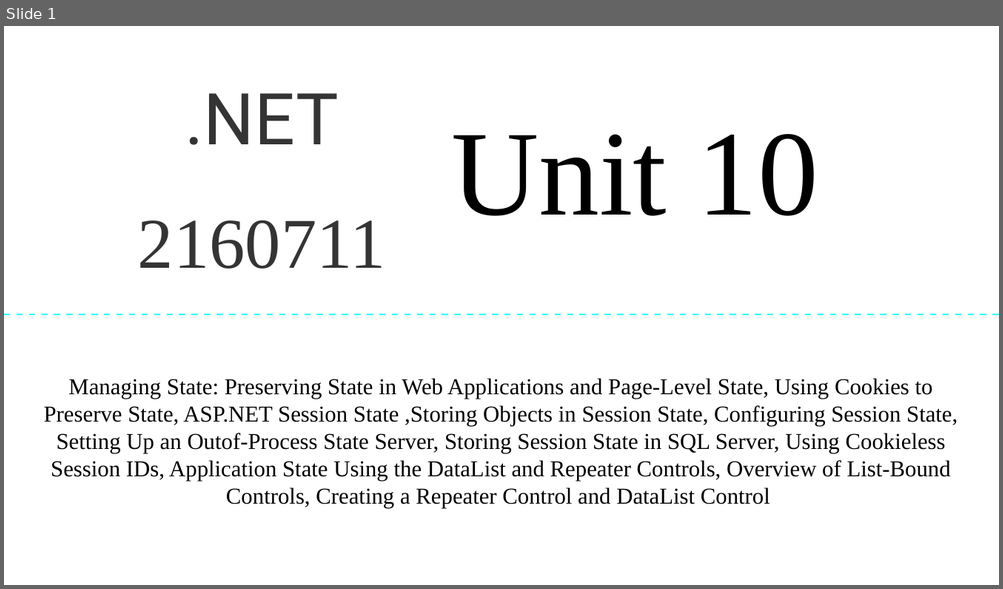
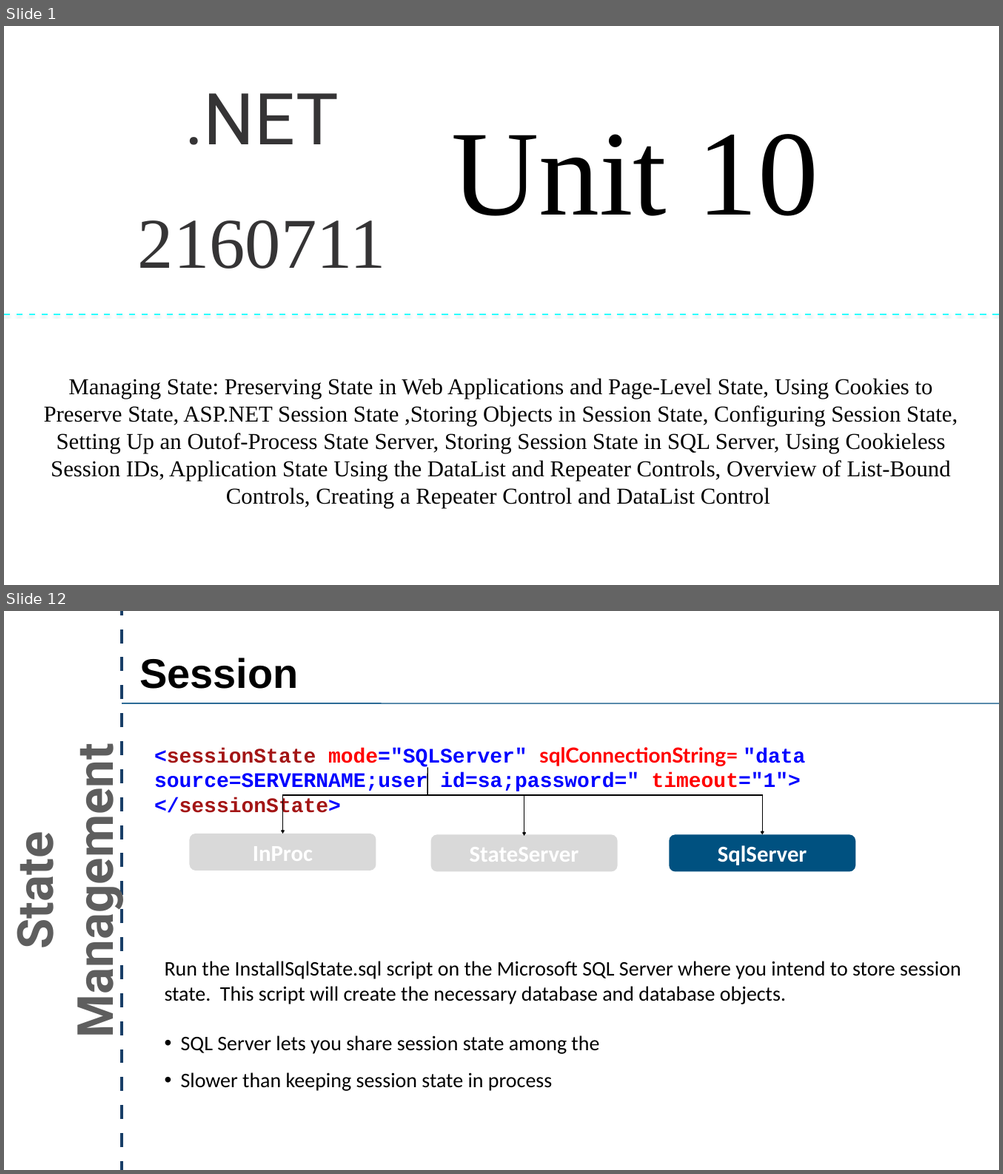
Before and after one commit to crpatel/DotNetMaterial, a slide deck: Unit 10.pptx. Shown one above the other, each under a label of ours: slide 1 before the commit, slides 1 and 12 after it; the slides between them are not shown. The pictures are 1003x589 and 1003x1174 pixels, drawn with LibreOffice and Linux fonts; fonts in the diff are those of the drawing. Boxes give left, top, right and bottom in pixels: in the first picture for what was removed or moved away, otherwise in the second. Text is boxed around its words. In the diff, an @@ line names an element or a change of style, - is before the commit and + after.

Commit message:
serverState Unit 10

```diff
--- a/Unit 10.pptx
+++ b/Unit 10.pptx
@@ slide 12 added at [4, 611, 999, 1170], background #FFFFFF @@
@@ line added from (122, 1170) to (122, 611), #183E67 4.5 pt @@
@@ text added at [139, 658, 299, 689], 80 pt, text #000000, bold @@
+Session
@@ line added from (122, 703) to (999, 703), #004D80 2 pt @@
@@ text added at [154, 747, 805, 818], 40 pt, text #0000FF, bold @@
+<sessionState mode="SQLServer" sqlConnectionString= "data source=SERVERNAME;user id=sa;password=" timeout="1"> </sessionState>
@@ text added at [4, 772, 127, 1028], 96 pt, text #5E5E5E, bold @@
+State Management
@@ group added at [282, 767, 762, 836]: 3 elbow arrows, 1 line @@
@@ rounded rectangle added at [189, 834, 375, 871], fill #D9D9D9, 44 pt, text #FFFFFF, bold @@
+InProc
@@ rounded rectangle added at [431, 834, 617, 871], fill #D9D9D9, 44 pt, text #FFFFFF, bold @@
+StateServer
@@ rounded rectangle added at [669, 834, 855, 871], fill #005180, 44 pt, text #FFFFFF, bold @@
+SqlServer
@@ text added at [165, 961, 961, 1091], 40 pt, text #000000 @@
+Run the InstallSqlState.sql script on the Microsoft SQL Server where you intend to store session state. This script will create the necessary database and database objects.
+• SQL Server lets you share session state among the
+• Slower than keeping session state in process
```
Also in this commit, not shown: 5 slides changed, 7 other slides added.
